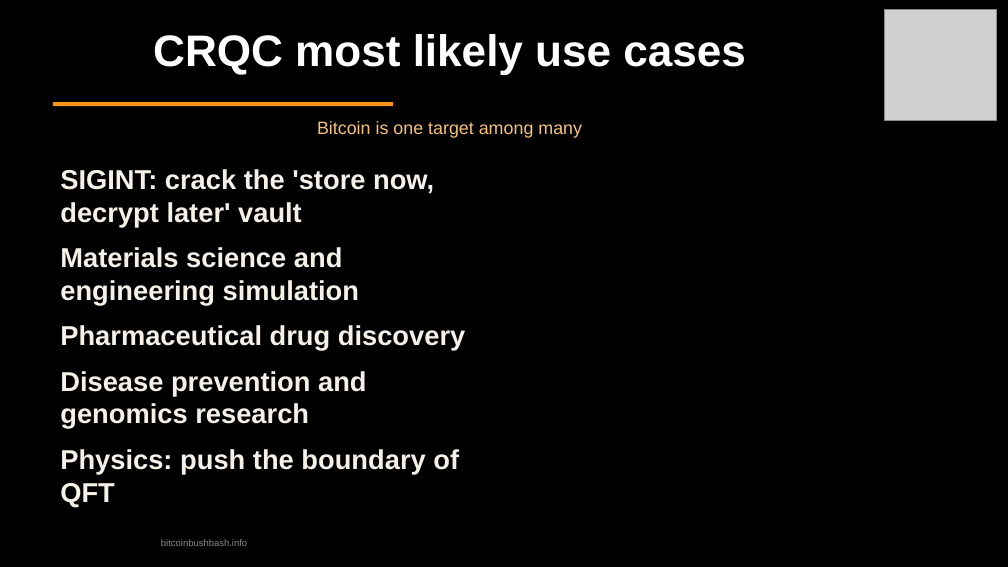
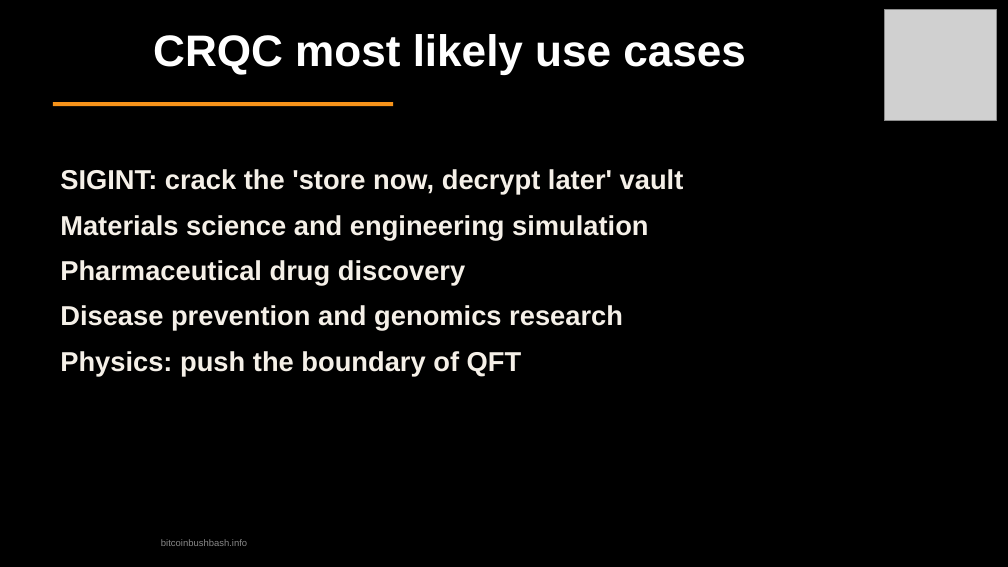
Before and after one commit to TrentOmega/qc-threat, a slide deck: slide 29 of quantum-threat-bitcoin-bushbash.odp (slide 30 before the commit). Drawn at 1008x567 pixels with LibreOffice and Linux fonts; fonts in the diff are those of the drawing; grey boxes stand for pictures. Boxes give left, top, right and bottom in pixels: in the first picture for what was removed or moved away, otherwise in the second. Text is boxed around its words. In the diff, an @@ line names an element or a change of style, - is before the commit and + after.

```diff
--- a/quantum-threat-bitcoin-bushbash.odp
+++ b/quantum-threat-bitcoin-bushbash.odp
@@ text removed at [317, 121, 582, 138] @@
-Bitcoin is one target among many
@@ text "SIGINT: crack the 'store now, ..." rewrapped from [60, 169, 465, 506] to [60, 169, 684, 375] @@
```
Also in this commit, not shown: 9 other slides changed, 1 slide added, 2 slides removed, 3 other files.
